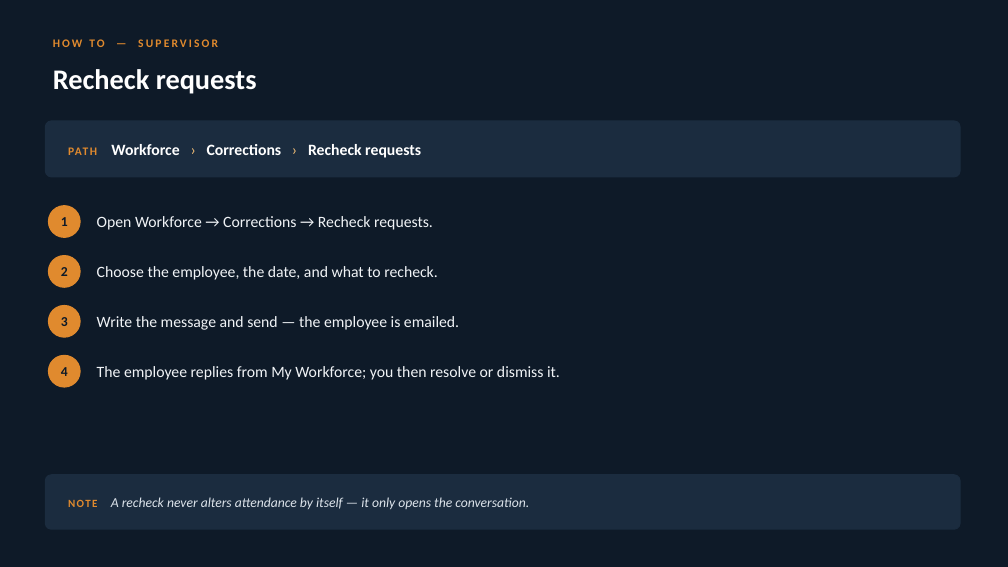
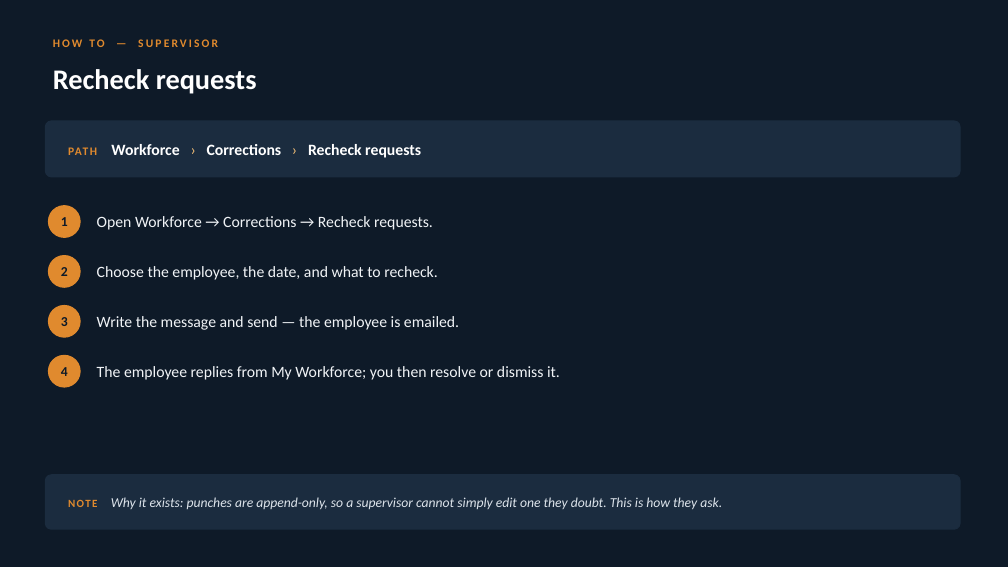
Before and after one commit to iammuniraa-wq/bpmsquare-app, a slide deck: slide 20 of docs/qa/BPMSquare_WFM_Feature_Guide.pptx (slide 18 before the commit). Drawn at 1008x567 pixels with LibreOffice and Linux fonts; fonts in the diff are those of the drawing. Boxes give left, top, right and bottom in pixels: in the first picture for what was removed or moved away, otherwise in the second. Text is boxed around its words. In the diff, an @@ line names an element or a change of style, - is before the commit and + after.

```diff
--- a/docs/qa/BPMSquare_WFM_Feature_Guide.pptx
+++ b/docs/qa/BPMSquare_WFM_Feature_Guide.pptx
@@ text at [68,497,722,509]: text changed @@
-NOTE A recheck never alters attendance by itself — it only opens the conversation.
+NOTE Why it exists: punches are append-only, so a supervisor cannot simply edit one they doubt. This is how they ask.
```
Also in this commit, not shown: 15 other slides changed, 2 slides added, 1 other file.
